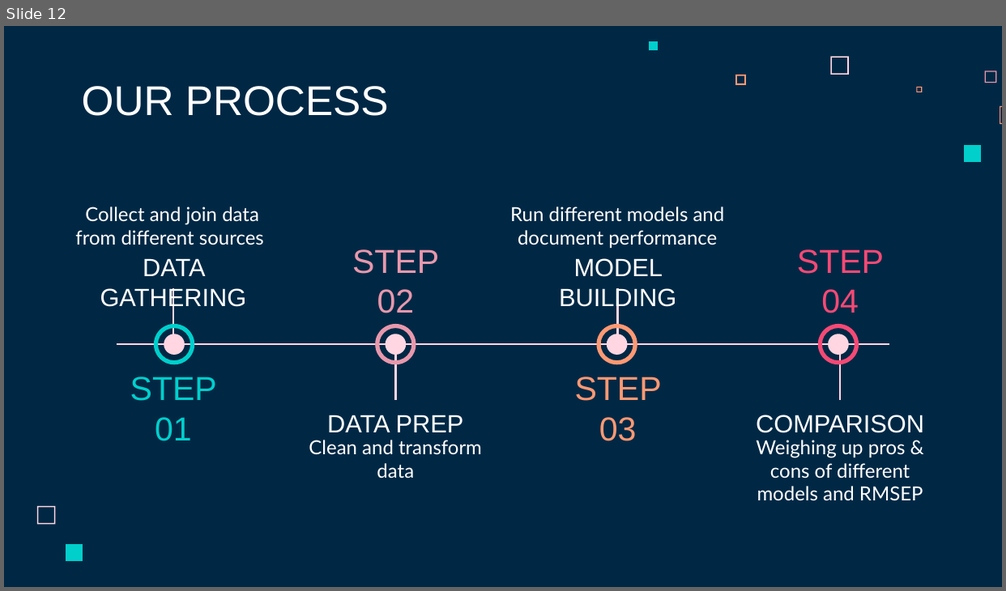
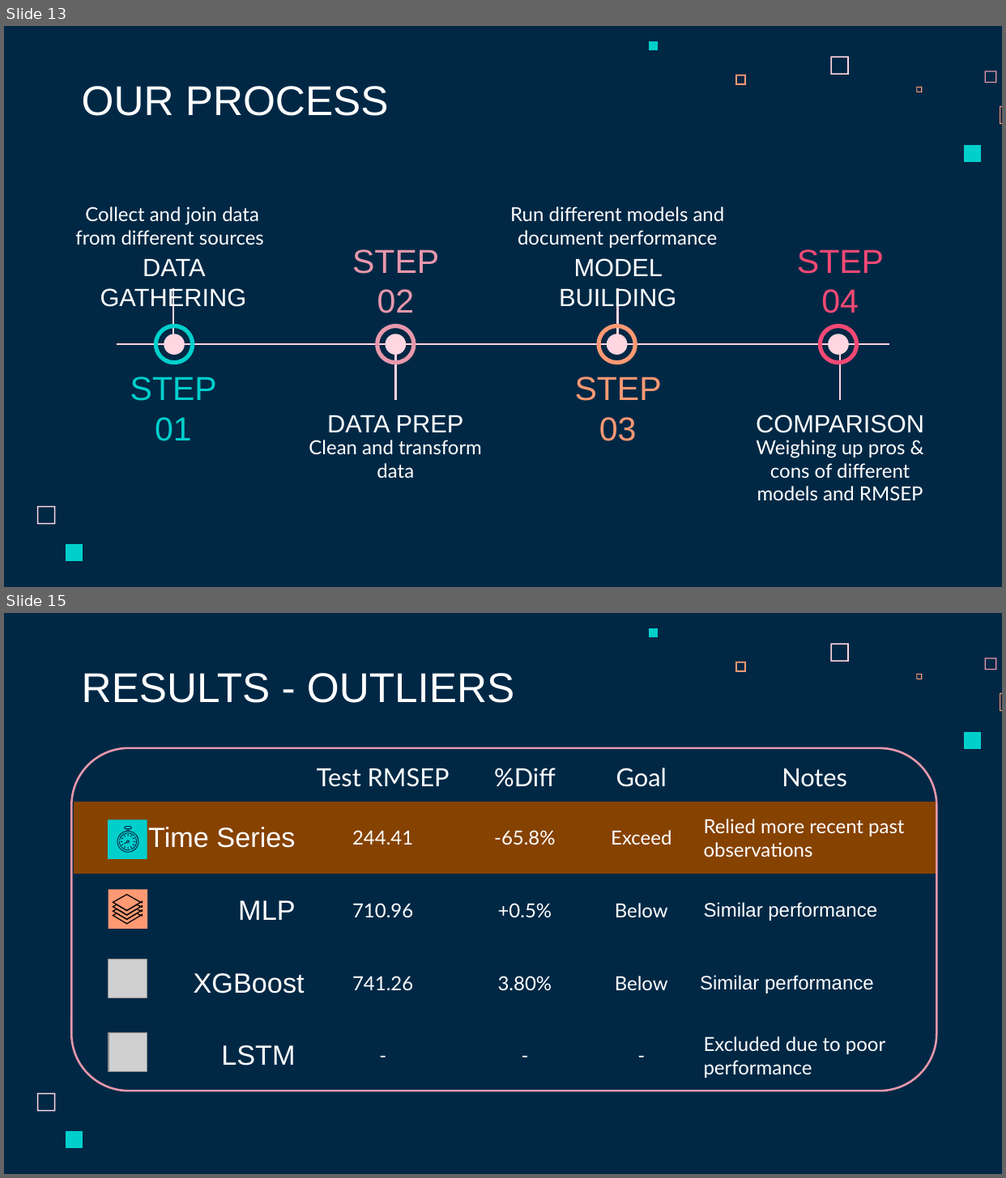
Before and after one commit to Jimbobaus/project, a slide deck: Presentation/draft_slides.pptx. Shown one above the other, each under a label of ours: slide 12 before the commit, slides 13 and 15 after it; the slides between them are not shown. The pictures are 1006x591 and 1006x1178 pixels, drawn with LibreOffice and Linux fonts; fonts in the diff are those of the drawing; grey boxes stand for pictures. Boxes give left, top, right and bottom in pixels: in the first picture for what was removed or moved away, otherwise in the second. Text is boxed around its words. In the diff, an @@ line names an element or a change of style, - is before the commit and + after.

```diff
--- a/Presentation/draft_slides.pptx
+++ b/Presentation/draft_slides.pptx
@@ slide 15 added at (x1=4, y1=613, x2=1002, y2=1174), background #002845; not listed: 9 template elements that a slide beside it also shows @@
@@ title added at (x1=82, y1=673, x2=514, y2=703), 30 pt, text #FFFFFF @@
+RESULTS - OUTLIERS
@@ table added at (x1=74, y1=729, x2=936, y2=1092), 5 rows, 5 columns @@
+ | Test RMSEP | %Diff | Goal | Notes
+Time Series | 244.41 | -65.8% | Exceed | Relied more recent past observations
+MLP | 710.96 | +0.5% | Below | Similar performance
+XGBoost | 741.26 | 3.80% | Below | Similar performance
+LSTM | - | - | - | Excluded due to poor performance
@@ rounded rectangle added at (x1=72, y1=747, x2=937, y2=1091), outline #E898AC 1.5 pt @@
@@ group added at (x1=108, y1=820, x2=147, y2=858): 17 freeform shapes, 1 rectangle @@
@@ group added at (x1=108, y1=889, x2=147, y2=928): 8 freeform shapes, 1 rectangle @@
@@ picture added at (x1=108, y1=960, x2=147, y2=999) @@
@@ rectangle added at (x1=108, y1=1032, x2=147, y2=1071), fill #F64975 @@
@@ picture added at (x1=108, y1=1033, x2=147, y2=1072) @@
@@ what was slide 12 is now slide 13 @@
```
Also in this commit, not shown: 11 slides changed, 11 other slides added, 7 slides removed.
